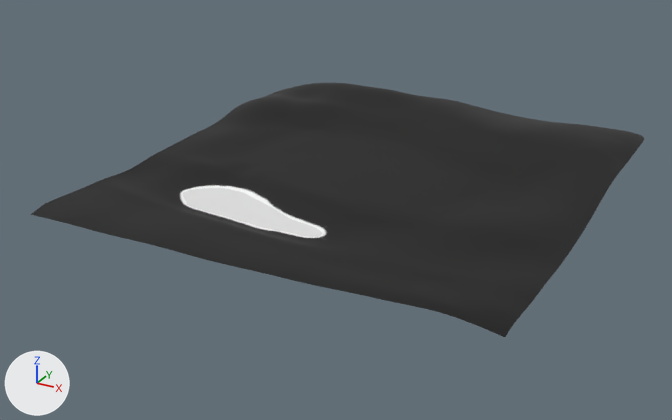
One commit to the glTF model Objects/Ground.glb: the scene before it, then after it.
Both versions are drawn from a camera (50 mm lens) standing at (172.0, -338.0, 151.0) and looking at (-7.0, -11.0, -12.0). The lights are fixed; the arrows at lower left show +X, +Y and +Z. The first picture is the older version.

Objects in the first picture: 'Ground', 'Mud'.
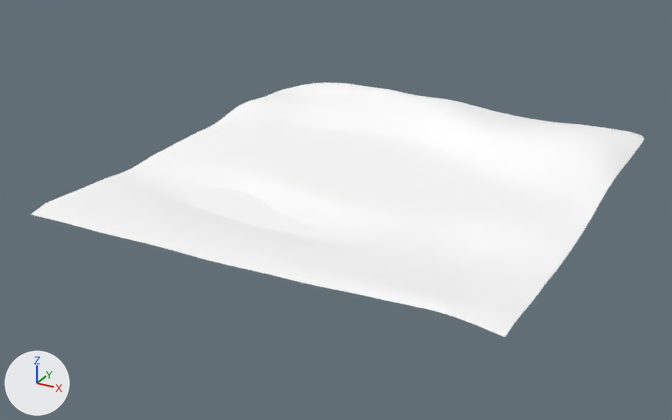
Pixel boxes (x1, y1, x2, y2) of what changed, in the pictures (672 x 420 px):
part 1 of me_plane_002, recoloured (black to white): (31, 83, 644, 337) in both

The change, as a diff of the scene's bpy script:
```diff
--- a/Objects/Ground.glb.py
+++ b/Objects/Ground.glb.py
@@ me_plane_002 @@
 # used by ob_ground; location = (0.0, 0.0, 0.0)
-me_plane_002.from_pydata(...)  # 15875 vertices, 31364 faces; spans x -101.0..101.0, y -100.0..102.0, z -4.0..13.0
+me_plane_002.from_pydata(...)  # 15875 vertices, 31364 faces; spans x -101.0..101.0, y -100.0..102.0, z -5.0..13.0
+# me_plane_002 part 1: 27294 faces centred in x -100.0..100.0, y -100.0..101.0, z -4.0..13.0 are repainted in the vertex colours; the middle colour goes from black #000000 to white #ffffff
+# edits to the shape of me_plane_002 do not show in these pictures
 me_plane_002.materials.append(mat_defaultmaterial)
```
